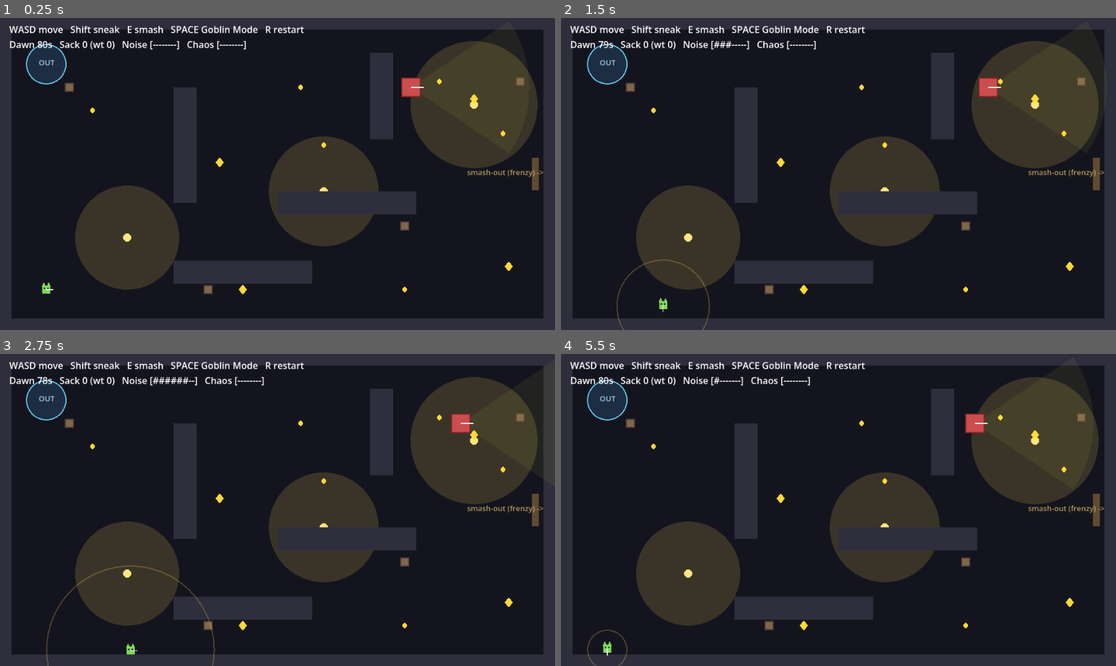
Above: before the commit, frames 1-4 (two rows, left to right).
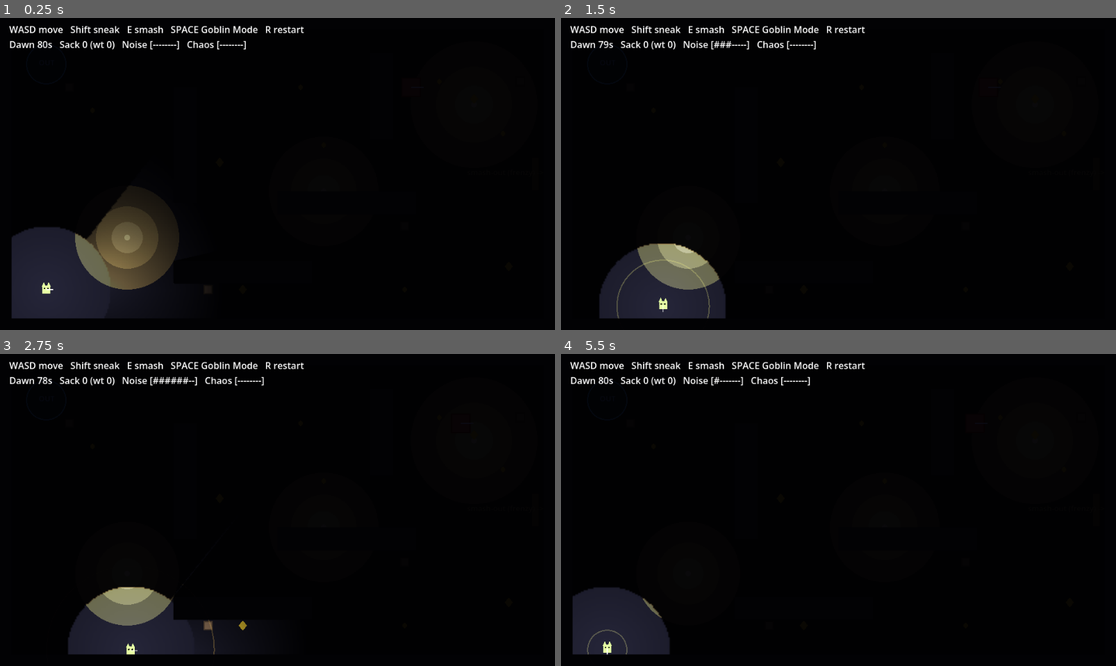
Above: after the commit, the same moments.

Repository: steverowley/goblin-mode
Game: Godot game, scene res://scenes/fun_probe.tscn
Two runs of this game, one before a commit and one after it. Both use one fixed random seed, a clock stepped at 60 frames per second and the inputs below.
Inputs:
- Up to frame 1 (0.25 s): no input
- Up to frame 2 (1.5 s): tap Enter at 0.5 s; hold D 0.53-1.28 s; tap R at 0.6 s; tap Space at 0.77 s; hold S from 1.28 s (still down); tap E at 1.35 s
- Up to frame 3 (2.75 s): tap Space at 1.52 s; release S at 2.03 s; hold D from 2.03 s (still down); hold Shift from 2.03 s (still down)
- Up to frame 4 (5.5 s): release D at 2.78 s; release Shift at 2.78 s; hold W 2.78-3.53 s; tap R at 2.85, 5.1 s; tap Space at 3.02, 3.77, 4.52 s; hold A 3.53-5.03 s; tap E at 3.6 s; tap Shift at 4.35 s; hold S from 5.03 s (still down)

The runs differ from the first frame. In frame 1, 91% of the frame differs, in the area x 0-100%, y 0-100%; in frame 2, 96%; in frame 3, 95%; in frame 4, 96%.

Commit message:
feat: add fog-of-war night + vision cone (M1 slice 4)
Dim the world to a near-black night (CanvasModulate) and reveal it through
the goblin's facing vision cone (a shadow-casting PointLight2D blocked by
per-wall LightOccluder2Ds). Lit lanterns draw warm danger-pools you only
see when your cone sweeps them; gameplay is_lit (the Slice 2 raycast) is
unchanged. Guard markers, floaters, and the dawn vignette move onto a
light-immune CanvasLayer so they stay readable in the dark.

Also folds in fixes from an adversarial review of slices 1-4:
- guard gives up investigating a noise after ~4s (no more endless creep)
- footsteps are audible from the first step; sneaking stays silent
- reaching the exit on the final frame now wins instead of losing
- hearing no longer claws back progress the guard's sight already made
- catch fires once; explicit canvas-layer order; camera-follow future-proof

Co-Authored-By: Claude Opus 4.8 (1M context) <noreply@anthropic.com>

Diff:
--- a/scripts/fun_probe.gd
+++ b/scripts/fun_probe.gd
@@ -28,6 +28,8 @@
 const GATE_POS := Vector2(926, 270)     # barred wall section — smash out in frenzy
 const GATE_R := 34.0
 
+const NIGHT_COLOR := Color(0.04, 0.04, 0.07)   # near-black night — you only see your cone
+
 var _player: GoblinScript
 var _guard: GuardScript
 
@@ -44,14 +46,24 @@
 var _info: Label
 var _banner: Label
 var _tint: ColorRect
+var _overlay: Node2D          # light-immune layer that keeps crit cues bright in the dark
 var _font: Font
 
 func _ready() -> void:
 	_font = ThemeDB.fallback_font
+	_build_fog()
 	_build_walls()
 	_build_stuff()
 	_build_actors()
 	_build_hud()
+
+func _build_fog() -> void:
+	# Night: dim the whole world canvas so the goblin really only sees what its
+	# vision cone (and the lantern pools) light up. CanvasLayers are immune to
+	# this — that's how the HUD and the crit-cue overlay stay full-bright.
+	var night := CanvasModulate.new()
+	night.color = NIGHT_COLOR
+	add_child(night)
 
 func _build_walls() -> void:
 	_add_wall(Rect2(0, 0, 960, 20))
@@ -75,6 +87,18 @@
 	cs.position = rect.position + rect.size / 2.0
 	body.add_child(cs)
 	add_child(body)
+
+	# Shadow caster matching this wall, so lantern + vision light can't pass
+	# through it. Parented to the level with world-space corners (the body's
+	# collision shape is offset by half its size, so we use the raw Rect2 here).
+	var occ := LightOccluder2D.new()
+	var poly := OccluderPolygon2D.new()
+	poly.cull_mode = OccluderPolygon2D.CULL_DISABLED
+	poly.polygon = PackedVector2Array([
+		rect.position, Vector2(rect.end.x, rect.position.y), rect.end, Vector2(rect.position.x, rect.end.y),
+	])
+	occ.occluder = poly
+	add_child(occ)
 
 func _build_stuff() -> void:
 	# Shinies scattered around — grab as many as you dare (big ones weigh more).
@@ -90,6 +114,9 @@
 	_lanterns.append({"pos": Vector2(820, 150), "radius": 110.0, "lit": true})
 	_lanterns.append({"pos": Vector2(220, 380), "radius": 90.0, "lit": true})
 	_lanterns.append({"pos": Vector2(560, 300), "radius": 95.0, "lit": true})
+	# Lanterns are NOT reveal-lights — only the goblin's cone lights the world.
+	# A lit lantern's warm danger-pool is drawn in _draw(), so you only see it
+	# when your cone sweeps across it (true fog-of-war).
 	# Pots — smash for chaos (some hide a shiny).
 	_pots.append({"pos": Vector2(120, 120), "broken": false})
 	_pots.append({"pos": Vector2(700, 360), "broken": false})
@@ -112,7 +139,19 @@
 	_player.noise_made.connect(_emit_noise)
 
 func _build_hud() -> void:
+	# Crit-cue overlay on its own CanvasLayer (immune to the night CanvasModulate),
+	# so guard markers, floaters, and the dawn vignette stay readable in the dark.
+	var overlay_layer := CanvasLayer.new()
+	overlay_layer.layer = 1
+	overlay_layer.follow_viewport_enabled = true   # stay aligned if a camera is added later
+	add_child(overlay_layer)
+	var ov := _OverlayDraw.new()
+	ov.probe = self
+	overlay_layer.add_child(ov)
+	_overlay = ov
+
 	var layer := CanvasLayer.new()
+	layer.layer = 2
 	add_child(layer)
 
 	_tint = ColorRect.new()
@@ -158,15 +197,18 @@
 	# Dawn — not a cliff: the last stretch ramps tension (guards quicken, ears sharpen).
 	_time_left -= delta
 	_guard.set_tension(clampf(1.0 - _time_left / DAWN_RAMP, 0.0, 1.0))
-	if _time_left <= 0.0:
-		_time_left = 0.0
-		_lose("DAWN BROKE — sun's up, goblin's caught in the open.")
-
-	# Win: reach the OUT door with loot, or smash the barred gate in frenzy.
+
+	# Win first, so reaching the OUT door (with loot) or smashing the gate in
+	# frenzy on the very last frame counts as a win, not a dawn loss.
 	if _player.sack > 0 and _player.global_position.distance_to(EXIT_POS) < EXIT_R:
 		_win()
 	elif _player.frenzy and _player.global_position.distance_to(GATE_POS) < GATE_R:
 		_win()
+
+	# Dawn breaks — caught in the open.
+	if _state == "play" and _time_left <= 0.0:
+		_time_left = 0.0
+		_lose("DAWN BROKE — sun's up, goblin's caught in the open.")
 
 func _process(delta: float) -> void:
 	for f in _floaters:
@@ -177,6 +219,8 @@
 		_tint.visible = (_state == "play" and _player.frenzy)
 	_update_info()
 	queue_redraw()
+	if _overlay != null:
+		_overlay.queue_redraw()
 
 func _input(event: InputEvent) -> void:
 	if not (event is InputEventKey and event.pressed):
@@ -306,15 +350,14 @@
 
 func _draw() -> void:
 	draw_rect(Rect2(0, 0, 960, 540), Color(0.08, 0.08, 0.12))
-	# Lantern light pools (only those still lit).
+	# Lanterns: a warm danger-pool for lit ones, drawn on the world canvas so the
+	# night hides it — you only see a pool when your vision cone falls across it.
 	for L in _lanterns:
 		if L.lit:
-			draw_circle(L.pos, L.radius, Color(1.0, 0.85, 0.35, 0.16))
-			draw_circle(L.pos, 7.0, Color(1.0, 0.9, 0.5))
-		else:
-			draw_circle(L.pos, 7.0, Color(0.25, 0.25, 0.3))     # doused lantern
-	# Wall shadows cut the light pools — that's where it's safe to lurk.
-	_draw_shadows()
+			draw_circle(L.pos, L.radius, Color(1.0, 0.82, 0.4, 0.34))
+			draw_circle(L.pos, L.radius * 0.6, Color(1.0, 0.86, 0.48, 0.34))
+			draw_circle(L.pos, L.radius * 0.3, Color(1.0, 0.92, 0.62, 0.4))
+		draw_circle(L.pos, 5.0, Color(1.0, 0.95, 0.65) if L.lit else Color(0.25, 0.25, 0.3))
 	# Walls.
 	for r in _wall_rects:
 		draw_rect(r, Color(0.18, 0.18, 0.24))
@@ -342,69 +385,40 @@
 			draw_colored_polygon(PackedVector2Array([
 				p + Vector2(0, -s), p + Vector2(s * 0.8, 0), p + Vector2(0, s), p + Vector2(-s * 0.8, 0),
 			]), Color(1.0, 0.85, 0.2))
+
+func _label(pos: Vector2, text: String, color: Color) -> void:
+	if _font != null:
+		draw_string(_font, pos, text, HORIZONTAL_ALIGNMENT_LEFT, -1, 13, color)
+
+## A light-immune sibling canvas: redraws the gameplay-critical cues that must
+## stay readable even when the world is dimmed by the night CanvasModulate.
+class _OverlayDraw extends Node2D:
+	var probe
+	func _draw() -> void:
+		if probe != null:
+			probe._draw_overlay(self)
+
+func _draw_overlay(cv: CanvasItem) -> void:
 	# Where the guard is heading to investigate a noise it heard.
 	if _guard != null and _guard.investigating:
 		var hp: Vector2 = _guard.heard_pos
-		draw_arc(hp, 15.0, 0.0, TAU, 24, Color(1, 0.55, 0.1, 0.6), 2.0)
-		_label(hp + Vector2(-3, 5), "?", Color(1, 0.6, 0.15, 0.95))
+		cv.draw_arc(hp, 15.0, 0.0, TAU, 24, Color(1, 0.55, 0.1, 0.6), 2.0)
+		_label_on(cv, hp + Vector2(-3, 5), "?", Color(1, 0.6, 0.15, 0.95))
 	# Where the guard is searching after losing sight of you.
 	elif _guard != null and _guard.searching:
 		var ls: Vector2 = _guard.last_seen
-		draw_arc(ls, 15.0, 0.0, TAU, 24, Color(0.4, 0.8, 1.0, 0.6), 2.0)
-		_label(ls + Vector2(-30, 5), "where'd it go?", Color(0.5, 0.85, 1.0, 0.9))
-
-	# Dawn closing in — warm red creeps from the edges.
+		cv.draw_arc(ls, 15.0, 0.0, TAU, 24, Color(0.4, 0.8, 1.0, 0.6), 2.0)
+		_label_on(cv, ls + Vector2(-30, 5), "where'd it go?", Color(0.5, 0.85, 1.0, 0.9))
+	# Dawn closing in — warm red creeps from the edges (kept bright over the fog).
 	if _state == "play" and _time_left < DAWN_RAMP:
 		var t: float = clampf(1.0 - _time_left / DAWN_RAMP, 0.0, 1.0)
-		draw_rect(Rect2(0, 0, 960, 540), Color(0.95, 0.2, 0.1, 0.7 * t), false, 6.0 + 22.0 * t)
-
+		cv.draw_rect(Rect2(0, 0, 960, 540), Color(0.95, 0.2, 0.1, 0.7 * t), false, 6.0 + 22.0 * t)
 	# Floating "heh heh / SMASH / OI!" text.
 	for f in _floaters:
 		var a: float = clampf(f.life / f.max, 0.0, 1.0)
 		var c: Color = f.color
-		_label(f.pos, f.text, Color(c.r, c.g, c.b, a))
-
-## Cast each wall's shadow away from each lit lantern, darkening the light pool
-## behind it. Greybox approximation: project the wall's two silhouette corners.
-func _draw_shadows() -> void:
-	for L in _lanterns:
-		if not L.lit:
-			continue
-		for r in _wall_rects:
-			_draw_wall_shadow(L.pos, L.radius, r)
-
-func _draw_wall_shadow(light: Vector2, radius: float, r: Rect2) -> void:
-	if r.has_point(light):
-		return
-	# Skip walls whose nearest point falls outside this lantern's reach.
-	var nearest := Vector2(clampf(light.x, r.position.x, r.end.x), clampf(light.y, r.position.y, r.end.y))
-	if light.distance_to(nearest) > radius:
-		return
-	var corners := [
-		r.position, Vector2(r.end.x, r.position.y), r.end, Vector2(r.position.x, r.end.y),
-	]
-	# Silhouette = the corners at the extreme angles as seen from the light.
-	var base: float = (corners[0] - light).angle()
-	var min_a := 0.0
-	var max_a := 0.0
-	var c_min: Vector2 = corners[0]
-	var c_max: Vector2 = corners[0]
-	for c in corners:
-		var a: float = wrapf((c - light).angle() - base, -PI, PI)
-		if a < min_a:
-			min_a = a
-			c_min = c
-		elif a > max_a:
-			max_a = a
-			c_max = c
-	var proj := radius * 2.2
-	var p_min: Vector2 = c_min + (c_min - light).normalized() * proj
-	var p_max: Vector2 = c_max + (c_max - light).normalized() * proj
-	draw_colored_polygon(
-		PackedVector2Array([c_min, c_max, p_max, p_min]),
-		Color(0.08, 0.08, 0.12, 0.85),
-	)
-
-func _label(pos: Vector2, text: String, color: Color) -> void:
+		_label_on(cv, f.pos, f.text, Color(c.r, c.g, c.b, a))
+
+func _label_on(cv: CanvasItem, pos: Vector2, text: String, color: Color) -> void:
 	if _font != null:
-		draw_string(_font, pos, text, HORIZONTAL_ALIGNMENT_LEFT, -1, 13, color)
+		cv.draw_string(_font, pos, text, HORIZONTAL_ALIGNMENT_LEFT, -1, 13, color)
--- a/scripts/guard.gd
+++ b/scripts/guard.gd
@@ -32,6 +32,7 @@
 const SEE_FILL := 1.7            # how fast seeing you (unlit) fills suspicion
 const SUSPICION_DECAY := 0.45    # how fast suspicion drains when it senses nothing
 const SEARCH_TIME := 3.5         # seconds spent poking around last-seen before giving up
+const INVESTIGATE_TIME := 4.0    # seconds chasing a heard-noise point before giving up
 const SCAN_RATE := 1.5           # how fast the gaze sweeps while standing and searching
 const CATCH_DIST := 24.0
 
@@ -54,6 +55,8 @@
 var _tension := 0.0
 var _seen := false
 var _search_t := 0.0
+var _investigate_t := 0.0
+var _caught := false
 
 signal caught_player
 signal spotted          # emitted the instant it freshly spots you (for an "OI!")
@@ -87,7 +90,8 @@
 	_decide(delta)
 	_act(delta)
 
-	if state == State.CHASE and _player != null and global_position.distance_to(_player.global_position) < CATCH_DIST:
+	if not _caught and state == State.CHASE and _player != null and global_position.distance_to(_player.global_position) < CATCH_DIST:
+		_caught = true
 		caught_player.emit()
 	queue_redraw()
 
@@ -109,7 +113,8 @@
 	if perceived < thresh:
 		return
 	heard_pos = source
-	suspicion = minf(0.95, suspicion + perceived * HEAR_GAIN)
+	# Only ever RAISE suspicion — never claw back progress the sight system made.
+	suspicion = maxf(suspicion, minf(0.95, suspicion + perceived * HEAR_GAIN))
 
 func _can_see_player() -> bool:
 	if _player == null:
@@ -142,10 +147,12 @@
 				_to_chase()
 			elif suspicion >= INVESTIGATE_AT:
 				state = State.INVESTIGATE
+				_investigate_t = INVESTIGATE_TIME
 		State.INVESTIGATE:
+			_investigate_t -= delta
 			if _seen and suspicion >= 1.0:
 				_to_chase()
-			elif suspicion < INVESTIGATE_AT * 0.4:
+			elif suspicion < INVESTIGATE_AT * 0.4 or _investigate_t <= 0.0:
 				_to_patrol()
 		State.CHASE:
 			if not _seen and suspicion < 1.0:
--- a/scripts/player.gd
+++ b/scripts/player.gd
@@ -29,6 +29,7 @@
 var facing := Vector2.RIGHT
 var _wiggle := 0.0               # waddle animation phase
 var _step_t := 0.0               # countdown to the next footstep noise
+var _vision: PointLight2D        # the goblin's facing vision cone (purely visual)
 
 func _ready() -> void:
 	collision_layer = 0b10
@@ -39,6 +40,41 @@
 	rect.size = Vector2(16, 16)
 	cs.shape = rect
 	add_child(cs)
+
+	# Vision: a facing cone of light (+ a small near-circle right around the
+	# goblin). shadow_enabled lets the wall occluders block it, so you can't see
+	# through walls. PURELY VISUAL — it never feeds the guard's detection.
+	_vision = PointLight2D.new()
+	_vision.texture = _make_cone_texture()
+	_vision.texture_scale = 2.4          # cone reach ~300 px
+	_vision.energy = 1.8
+	_vision.shadow_enabled = true
+	_vision.shadow_filter = Light2D.SHADOW_FILTER_NONE
+	add_child(_vision)
+
+func _make_cone_texture() -> ImageTexture:
+	var sz := 256
+	var c := sz / 2.0
+	var img := Image.create(sz, sz, false, Image.FORMAT_RGBA8)
+	var half_fov := deg_to_rad(52.0)
+	var near_r := 46.0
+	var cone_r := float(c)
+	for y in range(sz):
+		for x in range(sz):
+			var dx := float(x) - c
+			var dy := float(y) - c
+			var dist := sqrt(dx * dx + dy * dy)
+			var a := 0.0
+			if dist < near_r:
+				a = 1.0 - (dist / near_r) * 0.25
+			elif dist < cone_r:
+				var ang := atan2(dy, dx)          # 0 == +X (the facing direction)
+				if absf(ang) <= half_fov:
+					var edge := 1.0 - (absf(ang) / half_fov)
+					var falloff := 1.0 - (dist / cone_r)
+					a = clampf(falloff * (0.45 + 0.55 * edge), 0.0, 1.0)
+			img.set_pixel(x, y, Color(1, 1, 1, a))
+	return ImageTexture.create_from_image(img)
 
 func _physics_process(delta: float) -> void:
 	var dir := Vector2.ZERO
@@ -89,9 +125,19 @@
 		_step_t -= delta
 		if _step_t <= 0.0:
 			_step_t = FRENZY_STEP_INTERVAL if frenzy else STEP_INTERVAL
-			noise_made.emit(global_position, noise)
+			# A footstep carries its IMPACT, not the just-started noise ramp, so the
+			# first step (and burst-walking) is audible. Sneaking stays below the
+			# guard's hearing threshold by design.
+			var step_loud := noise
+			if not frenzy:
+				step_loud = maxf(noise, 0.10 if is_sneaking else 0.42)
+			noise_made.emit(global_position, step_loud)
 	else:
 		_step_t = 0.0            # standing still — next step fires the moment you move
+
+	# Point the vision cone where we're facing.
+	if _vision != null:
+		_vision.rotation = facing.angle()
 
 	queue_redraw()
 
